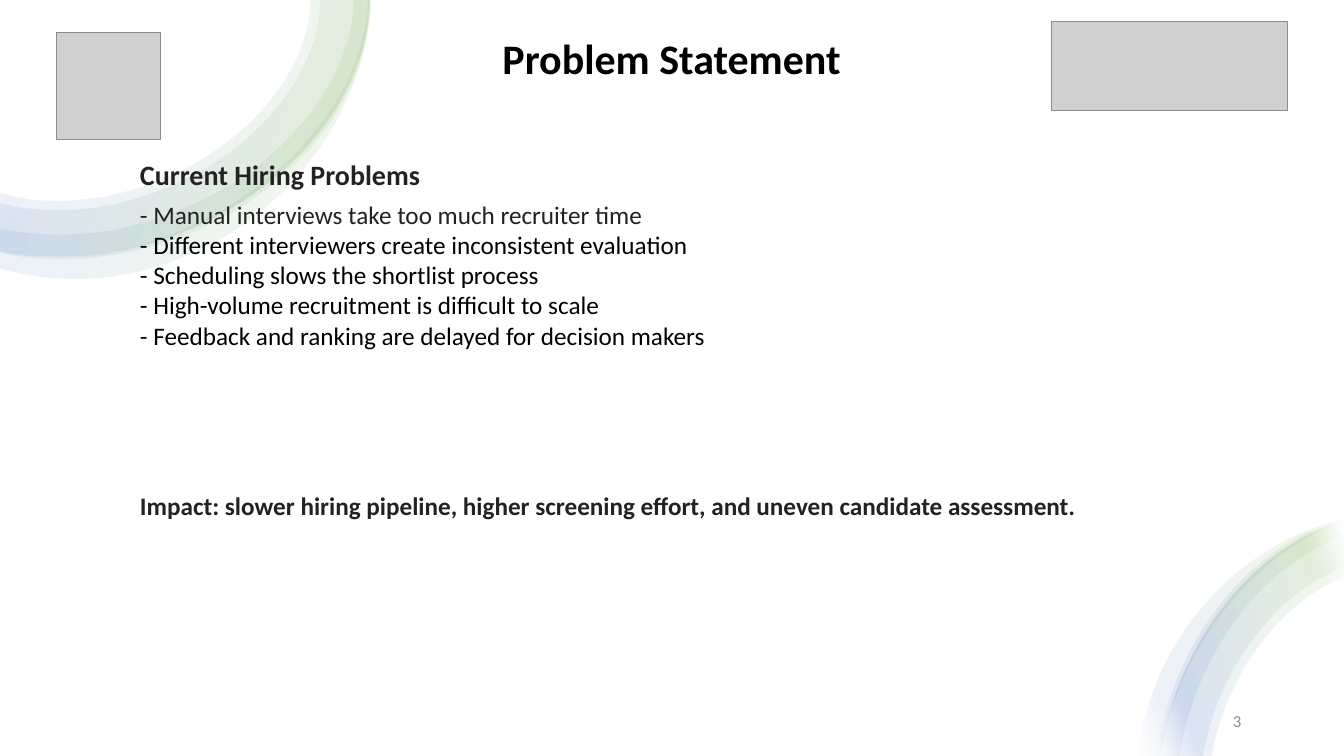
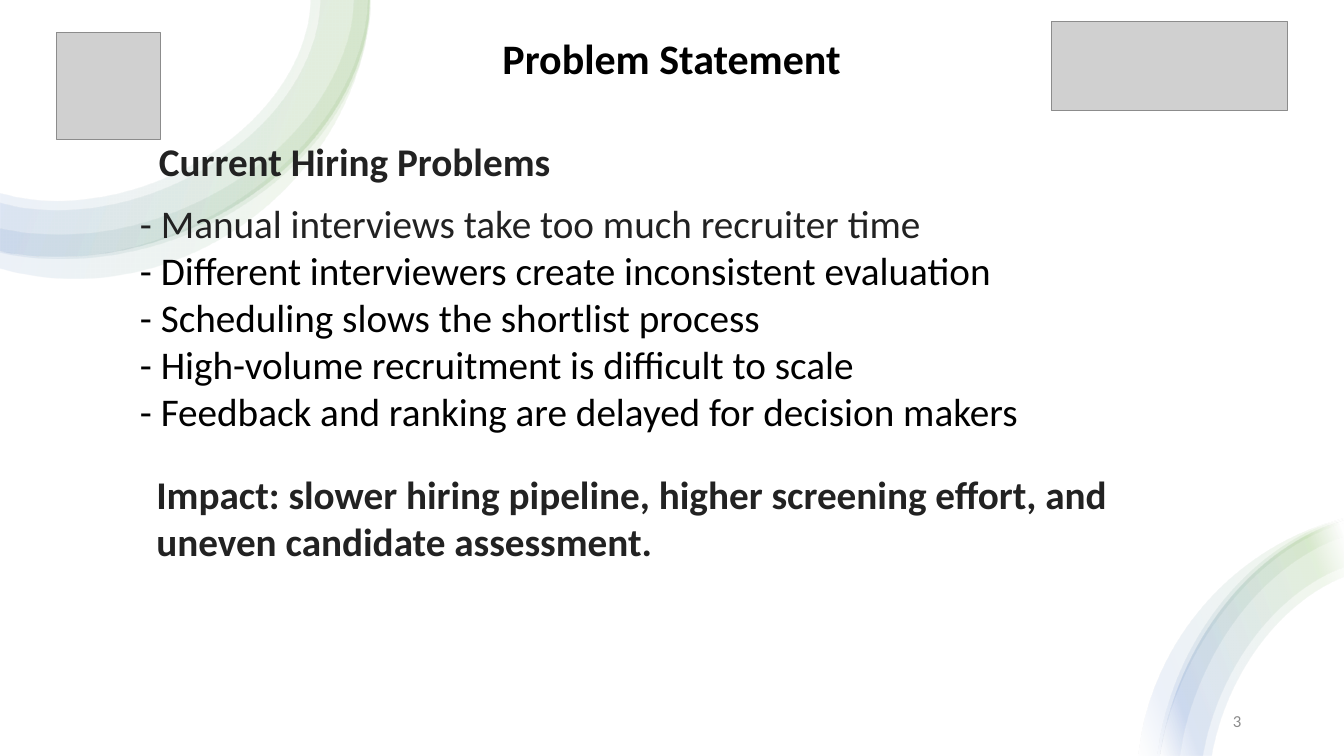
Before and after one commit to Shlokabhishek/Interview_Taker, a slide deck: slide 3 of AI_Viewers_Hackathon_Presentation_v2_symbols.pptx. Drawn at 1344x756 pixels with LibreOffice and Linux fonts; fonts in the diff are those of the drawing; grey boxes stand for pictures. Boxes give left, top, right and bottom in pixels: in the first picture for what was removed or moved away, otherwise in the second. Text is boxed around its words. In the diff, an @@ line names an element or a change of style, - is before the commit and + after.

```diff
--- a/AI_Viewers_Hackathon_Presentation_v2_symbols.pptx
+++ b/AI_Viewers_Hackathon_Presentation_v2_symbols.pptx
@@ text "Current Hiring Problems": place and size @@
-text "Current Hiring Problems" at <box>140,165,420,191</box>
+text "Current Hiring Problems" at <box>159,143,550,183</box>
@@ text "Current Hiring Problems" at <box>159,143,550,183</box>: size 20 to 28 pt @@
@@ text "- Manual interviews take too ..." at <box>161,210,1017,433</box>: size 18 to 28 pt @@
@@ text "Impact: slower hiring pipeline, higher ..." at <box>156,481,1106,557</box>: size 18 to 28 pt @@
@@ text "Impact: slower hiring pipeline, higher ...": place and size @@
-text "Impact: slower hiring pipeline, higher ..." at <box>140,497,1075,520</box>
+text "Impact: slower hiring pipeline, higher ..." at <box>156,481,1106,557</box>
```
Also in this commit, not shown: 5 other slides changed, 15 other files.
